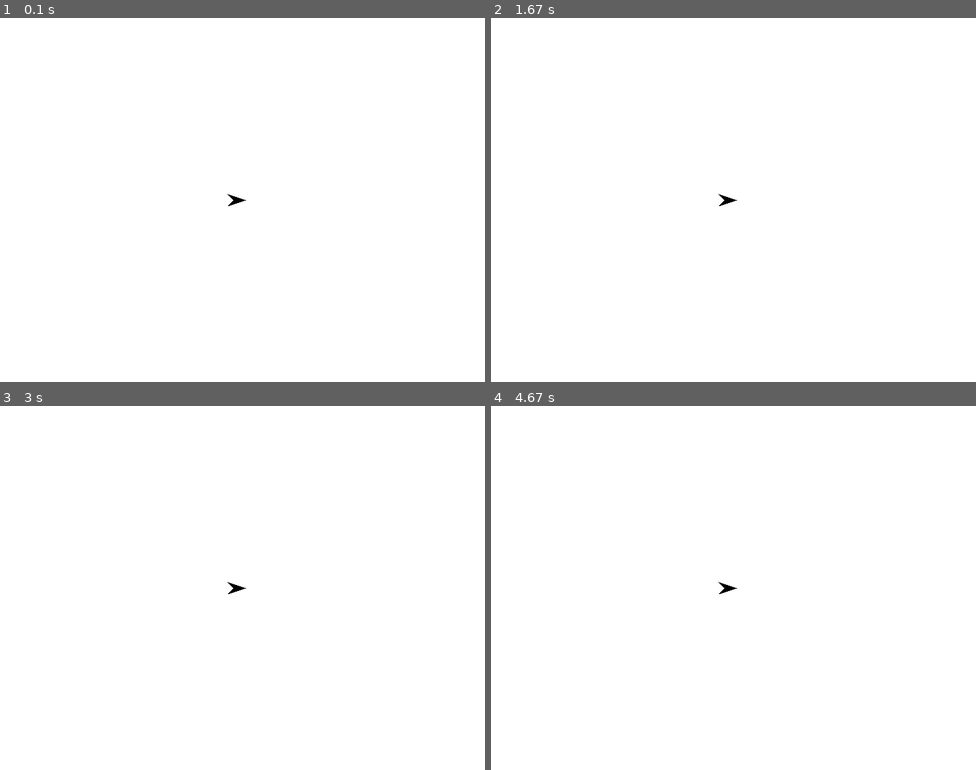
Above: before the commit, frames 1-4 (two rows, left to right).
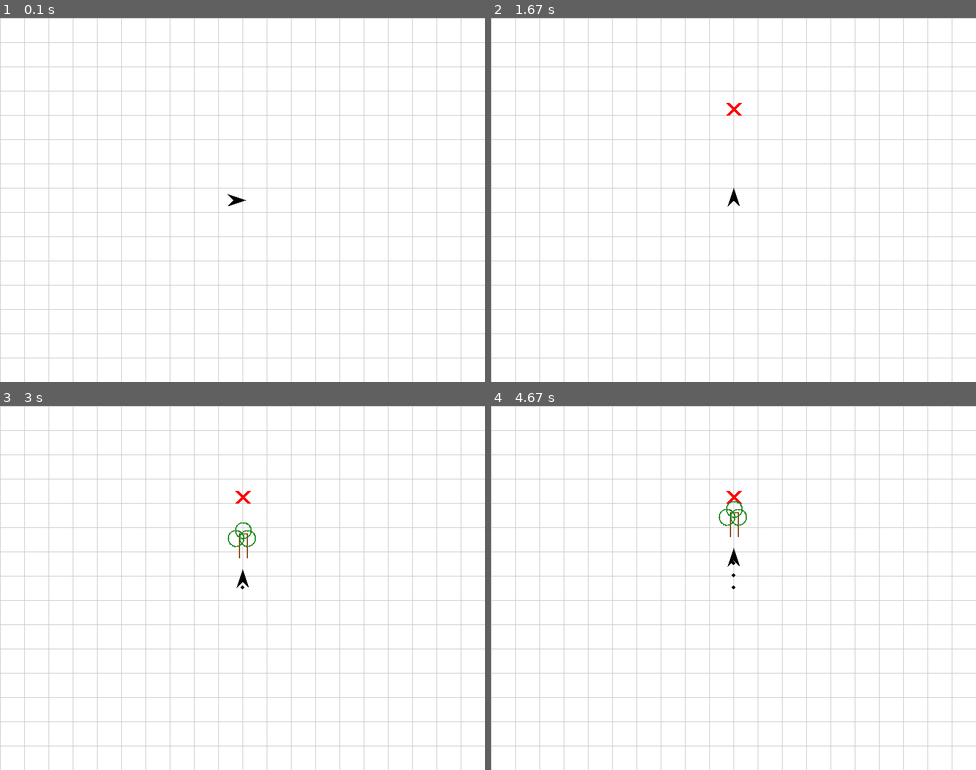
Above: after the commit, the same moments.

Repository: Skageb/wheely_wayfinder
Game: pygame game, started from demo.py
The game is run twice, just before and just after one commit, with the same random seed, the same clock (stepped at 60 frames per second) and the same inputs.
Inputs:
- Up to frame 1 (0.1 s): no input
- Up to frame 2 (1.67 s): tap 3 at 0.33 s; hold O 0.67-1.13 s; hold N 1.17-1.63 s
- Up to frame 3 (3 s): tap 2 at 1.67 s; tap O at 2 s; tap 4 at 2.83 s
- Up to frame 4 (4.67 s): tap N at 3.17 s; tap 5 at 4 s; tap O at 4.33 s

The runs differ from the first frame. In frame 1, 4.9% of the frame differs, in the area x 0-100%, y 0-100%; in frame 2, 5.0%; in frame 3, 5.2%; in frame 4, 5.2%.

Commit message:
Added obstacle detection

Diff:
--- a/pygame_demo.py
+++ b/pygame_demo.py
@@ -2,8 +2,10 @@
 
 import pygame
 import math
-from shared_queue import shared_aruco_queue
+from shared_queue import shared_aruco_queue, shared_obstacle_queue
 import queue
+
+
 
 def pygame_thread():
     try:
@@ -16,7 +18,93 @@
         BG_COLOR = (255, 255, 255)  # White background
         TRAIL_LENGTH = 200  # Number of dots in the trail
         TRAIL_SPACING = 20
-
+        CELL_SIZE = 40
+        SPEED = 1
+        BROWN = (139, 69, 19)
+        GREEN = (34, 139, 34)
+
+
+        CONTROLLER = 0  # For testing, 1 for aruco, 0 for keyboard
+
+
+        def draw_stippled_line(surface, color, start_pos, end_pos, segments=200):
+            total_distance = math.hypot(end_pos[0] - start_pos[0], end_pos[1] - start_pos[1])
+            segment_length = total_distance / segments
+            angle = math.atan2(end_pos[1] - start_pos[1], end_pos[0] - start_pos[0])
+
+            for i in range(segments):
+                if i % 2 == 0:
+                    start_segment = (start_pos[0] + math.cos(angle) * segment_length * i,
+                                    start_pos[1] + math.sin(angle) * segment_length * i)
+                    end_segment = (start_pos[0] + math.cos(angle) * segment_length * (i + 1),
+                                start_pos[1] + math.sin(angle) * segment_length * (i + 1))
+                    pygame.draw.line(surface, color, start_segment, end_segment, 2)
+
+        def draw_stippled_circle(surface, color, center, radius, segments=200):
+            for i in range(segments):
+                angle = (360 / segments) * i
+                x = center[0] + math.cos(math.radians(angle)) * radius
+                y = center[1] + math.sin(math.radians(angle)) * radius
+                if i % 2 == 0:
+                    next_angle = (360 / segments) * (i + 1)
+                    next_x = center[0] + math.cos(math.radians(next_angle)) * radius
+                    next_y = center[1] + math.sin(math.radians(next_angle)) * radius
+                    pygame.draw.line(surface, color, (x, y), (next_x, next_y), 2)
+
+        def draw_stipled_tree(surface, x, y):
+            y += 15
+            x -= 5
+            # Draw the trunk with stippled lines
+            trunk_width = 13
+            trunk_height = 40
+            draw_stippled_line(surface, BROWN, (x, y), (x, y - trunk_height))
+            draw_stippled_line(surface, BROWN, (x + trunk_width, y), (x + trunk_width, y - trunk_height))
+            draw_stippled_line(surface, BROWN, (x, y - trunk_height), (x + trunk_width, y - trunk_height))
+
+            # Draw the foliage with stippled circles
+            leaf_radius = trunk_width
+            draw_stippled_circle(surface, GREEN, (x + trunk_width // 2, y - trunk_height*1.12), leaf_radius)
+            draw_stippled_circle(surface, GREEN, (x - trunk_width//2, y - trunk_height*1.12 + leaf_radius), leaf_radius)
+            draw_stippled_circle(surface, GREEN, (x + trunk_width, y - trunk_height*1.12 + trunk_width), leaf_radius)
+
+
+        def draw_red_cross(surface, position, size=10, color=(255, 0, 0)):
+                pygame.draw.line(surface, color, (position.x - size, position.y - size), (position.x + size, position.y + size), 6)
+                pygame.draw.line(surface, color, (position.x + size, position.y - size), (position.x - size, position.y + size), 6)
+
+
+        def draw_tree(surface, x, y):
+            y += 15
+            x -= 5
+            # Draw the trunk
+            trunk_width = 13
+            trunk_height = 40
+            pygame.draw.rect(surface, BROWN, (x, y - trunk_height, trunk_width, trunk_height))
+
+            # Draw the foliage
+            leaf_radius = trunk_width
+            pygame.draw.circle(surface, GREEN, (x + trunk_width // 2, y - trunk_height*1.12), leaf_radius)
+            pygame.draw.circle(surface, GREEN, (x - trunk_width//2, y - trunk_height*1.12 + leaf_radius), leaf_radius)
+            pygame.draw.circle(surface, GREEN, (x + trunk_width, y - trunk_height*1.12 + trunk_width), leaf_radius)
+
+
+        def draw_grid(surface, color):
+            """
+            Draws a grid on the given surface.
+            :param surface: Pygame surface on which to draw the grid.
+            :param grid_size: Size of each grid cell.
+            :param color: Color of the grid lines.
+            """
+            width, height = surface.get_size()
+            for x in range(0, width, CELL_SIZE):  # Draw vertical lines
+                pygame.draw.line(surface, color, (x, 0), (x, height))
+            for y in range(0, height, CELL_SIZE):  # Draw horizontal lines
+                pygame.draw.line(surface, color, (0, y), (width, y))
+
+        class instructions():
+            def __init__(self, type, duration=None):
+                self.type = type
+                self.duration = duration
 
         # Arrow Class
         class Arrow(pygame.sprite.Sprite):
@@ -26,7 +114,7 @@
                 pygame.draw.polygon(self.original_image, (0, 0, 0), [(0, 0), (30, 10), (0, 20), (10, 10)])
                 self.image = self.original_image
                 self.rect = self.image.get_rect(center=(x, y))
-                self.direction = pygame.math.Vector2(2, 0)
+                self.direction = pygame.math.Vector2(SPEED, 0)
                 self.position = pygame.math.Vector2(x, y)
                 self.angle = 0
                 self.trail = []
@@ -36,48 +124,167 @@
                 self.target_angle = 0
                 self.move_timer = 0
                 self.rotation_speed = 0
+                self.simulated_position = None
+                self.scanning = False
+                self.pending_instructions = []
 
 
 
             def update(self, dt):
-                if self.rotating:
-                    rotation_step = 4
-                    if abs(self.target_angle - self.angle) < abs(rotation_step):
-                        self.angle = self.target_angle
-                        self.rotating = False
-                    else:
-                        self.angle += rotation_step
-                        self.direction.rotate_ip(rotation_step)
+                if self.rotating:   #rotation logic
+                    rotation_step = 4  # Adjust for smoother or faster rotation
+
+                    # Normalize angles to the range [0, 360)
+                    current_angle_normalized = self.angle % 360
+                    target_angle_normalized = self.target_angle % 360
+
+                    # Calculate the remaining rotation needed
+                    remaining_rotation = target_angle_normalized - current_angle_normalized
+                    if remaining_rotation > 180:
+                        remaining_rotation -= 360  # Rotate in negative direction
+                    elif remaining_rotation < -180:
+                        remaining_rotation += 360  # Rotate in positive direction
+
+                    # Determine the actual rotation step to apply
+                    actual_rotation_step = min(abs(remaining_rotation), rotation_step) * (1 if remaining_rotation > 0 else -1)
+
+                    # Apply the rotation
+                    self.angle += actual_rotation_step
+                    self.direction.rotate_ip(actual_rotation_step)
+
+                    # Correct the direction vector for cardinal directions
+                    if self.target_angle % 90 == 0:
+                        self.direction = self.direction.normalize()
+
+                    # Update the image and rect
                     self.image = pygame.transform.rotate(self.original_image, -self.angle)
                     self.rect = self.image.get_rect(center=self.rect.center)
 
-                if self.move_timer > 0:
-                    self.move_timer -= dt
-                    self.position += self.direction
-                    self.rect.center = self.position
-                    if len(self.trail) == 0 or self.position.distance_to(self.trail[-1]) >= TRAIL_SPACING:
-                        self.trail.append(self.position.copy())
-                else:
-                    self.moving == False
-                    return
+                    # Check if the rotation is complete
+                    if current_angle_normalized == target_angle_normalized:
+                        self.rotating = False
+                        self.instruction_finished()
+
+                else:   #movement logic
+                    if not self.scanning:
+                        if self.move_timer > 0:
+                            self.move_timer -= dt
+                            self.position += self.direction
+                            self.rect.center = self.position
+                            if len(self.trail) == 0 or self.position.distance_to(self.trail[-1]) >= TRAIL_SPACING:
+                                self.trail.append(self.position.copy())
+                        else:
+                            self.moving = False
+                            self.instruction_finished()
 
 
             def jetbot_forward(self, speed, duration):
                 self.move_timer = duration*1000
-                self.moving == True
+                self.moving = True
 
             def jetbot_right(self, speed=1):
                 self.rotate2(90)
 
+            def jetbot_left(self, speed=1):
+                self.rotate2(-90)
+
+            def calculate_final_position(self, instructions, duration):
+                # Simulate the final position after a series of instructions
+                simulated_position = pygame.math.Vector2(self.position)
+                simulated_direction = pygame.math.Vector2(self.direction)
+                for instruction in instructions:
+                    if instruction == "left":
+                        simulated_direction.rotate_ip(-90)
+                    elif instruction == "right":
+                        simulated_direction.rotate_ip(90)
+                    elif instruction.startswith("forward"):
+                        speed = float(SPEED)
+                        duration = float(duration)
+                        simulated_position += simulated_direction * speed * duration * 60  # Adjust calculation based on your movement logic
+                return simulated_position
+
 
             def rotate2(self, angle):
-                self.target_angle = self.angle + angle
-                self.rotate_speed = 4
-                self.rotating = True
-
+                if not self.rotating:
+                    self.target_angle = self.angle + angle
+                    self.rotate_speed = 4
+                    self.rotating = True
+
+
+            def instructions_2(self):
+                if (not self.moving) and (not self.rotating):
+                    self.pending_instructions.insert(0, instructions("forward", 4.5))
+                    self.simulated_position = self.calculate_final_position(["forward"], 4.5)
+                    self.initiate_instruction()
+
+
+            def instructions_3(self):
+                if (not self.moving) and (not self.rotating):
+                    self.pending_instructions.insert(0, instructions("left"))
+                    self.pending_instructions.insert(1, instructions("forward", 2.5))
+                    self.simulated_position = self.calculate_final_position(["left", "forward"], 2.5)
+                    self.initiate_instruction()
+
+            def instructions_4(self):
+                if (not self.moving) and (not self.rotating):
+                    self.pending_instructions.insert(0, instructions("forward", 2.5))
+                    self.simulated_position = self.calculate_final_position(["forward"], 2.5)
+                    self.initiate_instruction()
+
+            def instructions_5(self):
+                if (not self.moving) and (not self.rotating):
+                    self.pending_instructions.insert(0, instructions("right"))
+                    self.pending_instructions.insert(1, instructions("forward", 2.5))
+                    self.simulated_position = self.calculate_final_position(["right", "forward"], 2.5)
+                    self.initiate_instruction()
+
+
+            def alternative_route(self):
+                self.pending_instructions[0].duration -= 1.5
+                remaining_duration = self.pending_instructions[0].duration
+                if remaining_duration < 0:
+                    self.pending_instructions.pop(0)
+                    self.pending_instructions.insert(0, instructions("right"))
+                    self.pending_instructions.insert(1, instructions("right"))
+                    self.pending_instructions.insert(2, instructions("forward", - remaining_duration))
+                    self.pending_instructions.insert(3, instructions("left"))
+                    self.pending_instructions.insert(4, instructions("left"))
+
+                self.pending_instructions.insert(0, instructions("left"))
+                self.pending_instructions.insert(1, instructions("forward", 1))
+                self.pending_instructions.insert(2, instructions("right"))
+                self.pending_instructions.insert(3, instructions("forward", 1.5))
+                self.pending_instructions.insert(4, instructions("right", 1))
+                self.pending_instructions.insert(5, instructions("forward", 1))
+                self.pending_instructions.insert(6, instructions("left"))
+
+            def initiate_instruction(self):
+                print([instruction.type for instruction in self.pending_instructions])
+                if len(self.pending_instructions) > 0:
+                    instruction = self.pending_instructions[0]
+                    if instruction.type == "left":
+                        self.jetbot_left()
+                    if instruction.type == "right":
+                        self.jetbot_right()
+                    if instruction.type == "forward":
+                        self.jetbot_forward(SPEED, instruction.duration)
+
+            def instruction_finished(self):
+                if len(self.pending_instructions) > 0:
+                    self.pending_instructions.pop(0)
+                    self.initiate_instruction()
+                else:
+                    self.simulated_position = None
+
+
+            def store_remaining_movement(self):
+                if len(self.pending_instructions > 0):
+                    self.pending_instructions.pop(0)
+                    self.pending_instructions.insert(0, instructions("forward", self.move_timer/1000))
 
             def rotate(self, angle):
                 self.angle += angle
+
                 self.direction.rotate_ip(angle)
                 self.image = pygame.transform.rotate(self.original_image, -self.angle)
                 self.rect = self.image.get_rect(center=self.rect.center)
@@ -87,8 +294,9 @@
                     pygame.draw.circle(surface, (0, 0, 0), (int(point.x), int(point.y)), 3)
 
         # Setup the screen
+        obstacles = []
         screen = pygame.display.set_mode((SCREEN_WIDTH, SCREEN_HEIGHT))
-        pygame.display.set_caption("Arrow Game")
+        pygame.display.set_caption("Wheely Wayfinder simulator")
 
         # Create an arrow
         arrow = Arrow(SCREEN_WIDTH // 2, SCREEN_HEIGHT // 2)
@@ -107,32 +315,77 @@
             # Update
             arrow.update(dt)
             keys=pygame.key.get_pressed()
-
+            #Get message from obstacle queue
             try:
-                new_id = shared_aruco_queue.get_nowait()  # Non-blocking get
-                # Execute the corresponding function
-                if new_id == 3:
-                    arrow.jetbot_forward(2, 1)
-                if new_id == 4:
-                    arrow.jetbot_right()
+                obstacle_message = None
+                #Place holder for get obstacle_message from QUeueue
+                if keys[pygame.K_o]:
+                    obstacle_message = 1
+                if keys[pygame.K_y]:
+                    obstacle_message = 2
+                if keys[pygame.K_n]:
+                    obstacle_message = 0
+
+                #Potential obstacle
+                if obstacle_message == 1:
+                    arrow.scanning = True
+                    obstacle_position = arrow.position + arrow.direction.normalize() * 40
+                #Obstacle confirmed
+                if obstacle_message == 2:
+                    if arrow.scanning:
+                        obstacles.append(arrow.position + arrow.direction.normalize() * 40)
+                        arrow.scanning = False
+                        arrow.store_remaining_movement()
+                        arrow.alternative_route()
+                        arrow.initiate_instruction()
+                #Potential obstacle falsified
+                if obstacle_message == 0:
+                    arrow.scanning = False
             except queue.Empty:
-                pass  # Do nothing if the queue is empty
-
-
-            if keys[pygame.K_m]:
-                arrow.jetbot_forward(2, 1)
-            # Rotate the arrow with arrow keys
-
-            if keys[pygame.K_LEFT]:
-                arrow.rotate(-5)
-            if keys[pygame.K_RIGHT]:
-                arrow.rotate(5)
+                pass
+
+
+            if CONTROLLER == 1:
+                #Get message from aruco queue
+                try:
+                    new_id = shared_aruco_queue.get_nowait()  # Non-blocking get
+                    # Execute the corresponding function
+                    if new_id == 2:
+                        arrow.instructions_2()
+                    if new_id == 3:
+                        arrow.instructions_3()
+                    if new_id == 4:
+                        arrow.instructions_4()
+                    if new_id == 5:
+                        arrow.instructions_5()
+                except queue.Empty:
+                    pass  # Do nothing if the queue is empty
+
+
+            elif CONTROLLER == 0:
+                if keys[pygame.K_2]:
+                    arrow.instructions_2()
+                if keys[pygame.K_3]:
+                    arrow.instructions_3()
+                if keys[pygame.K_4]:
+                    arrow.instructions_4()
+                if keys[pygame.K_5]:
+                    arrow.instructions_5()
+
 
             # Draw everything
             screen.fill(BG_COLOR)
+            draw_grid(screen, pygame.Color((200, 200, 200)))
             arrow.draw_trail(screen)
             screen.blit(arrow.image, arrow.rect)
 
+            # In your main game loop
+            if arrow.simulated_position:
+                draw_red_cross(screen, arrow.simulated_position)
+            if arrow.scanning:
+                draw_stipled_tree(screen, obstacle_position[0], obstacle_position[1])
+            for obstacle in obstacles:
+                draw_tree(screen, obstacle[0], obstacle[1])
             pygame.display.flip()
 
             # Cap the frame rate
